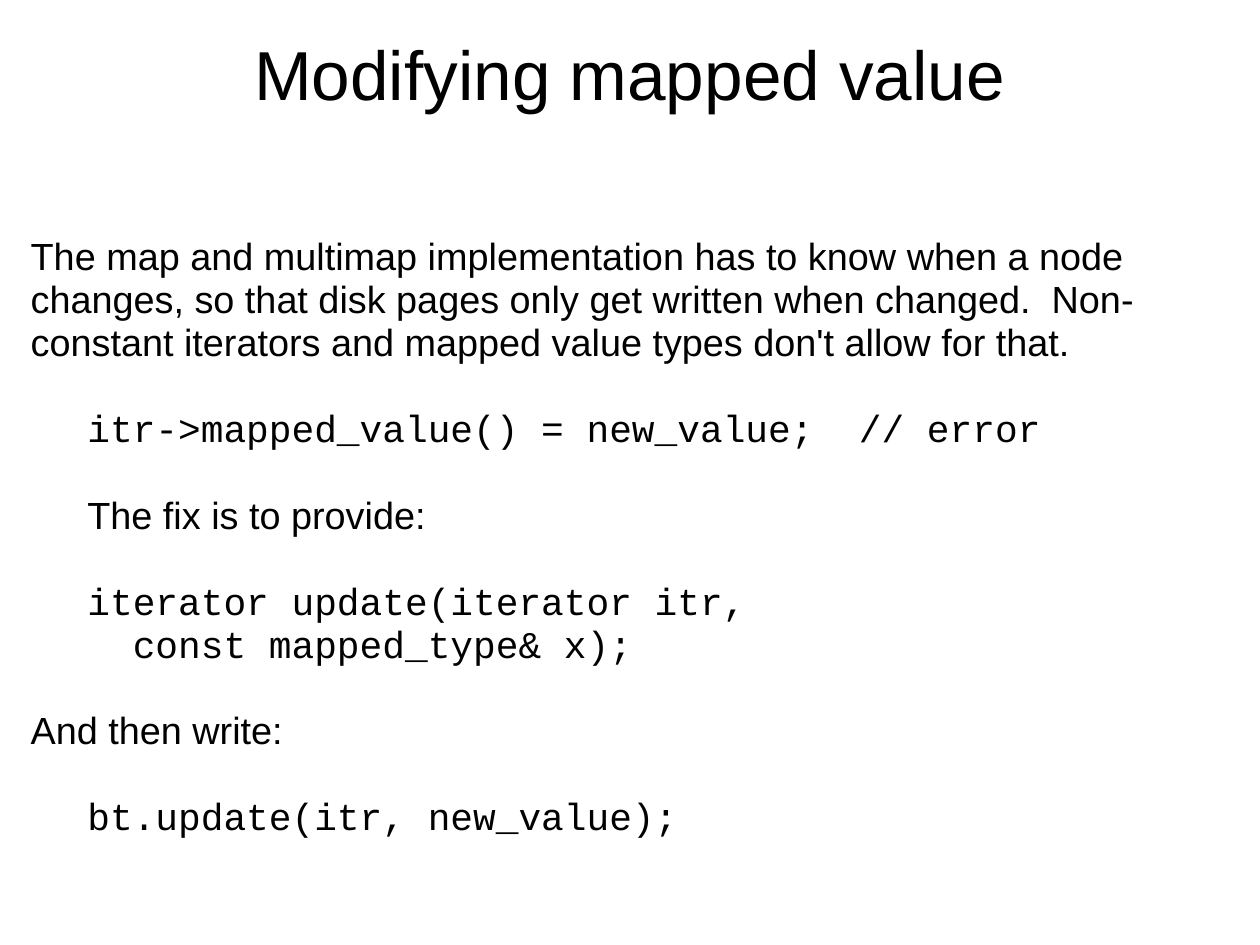
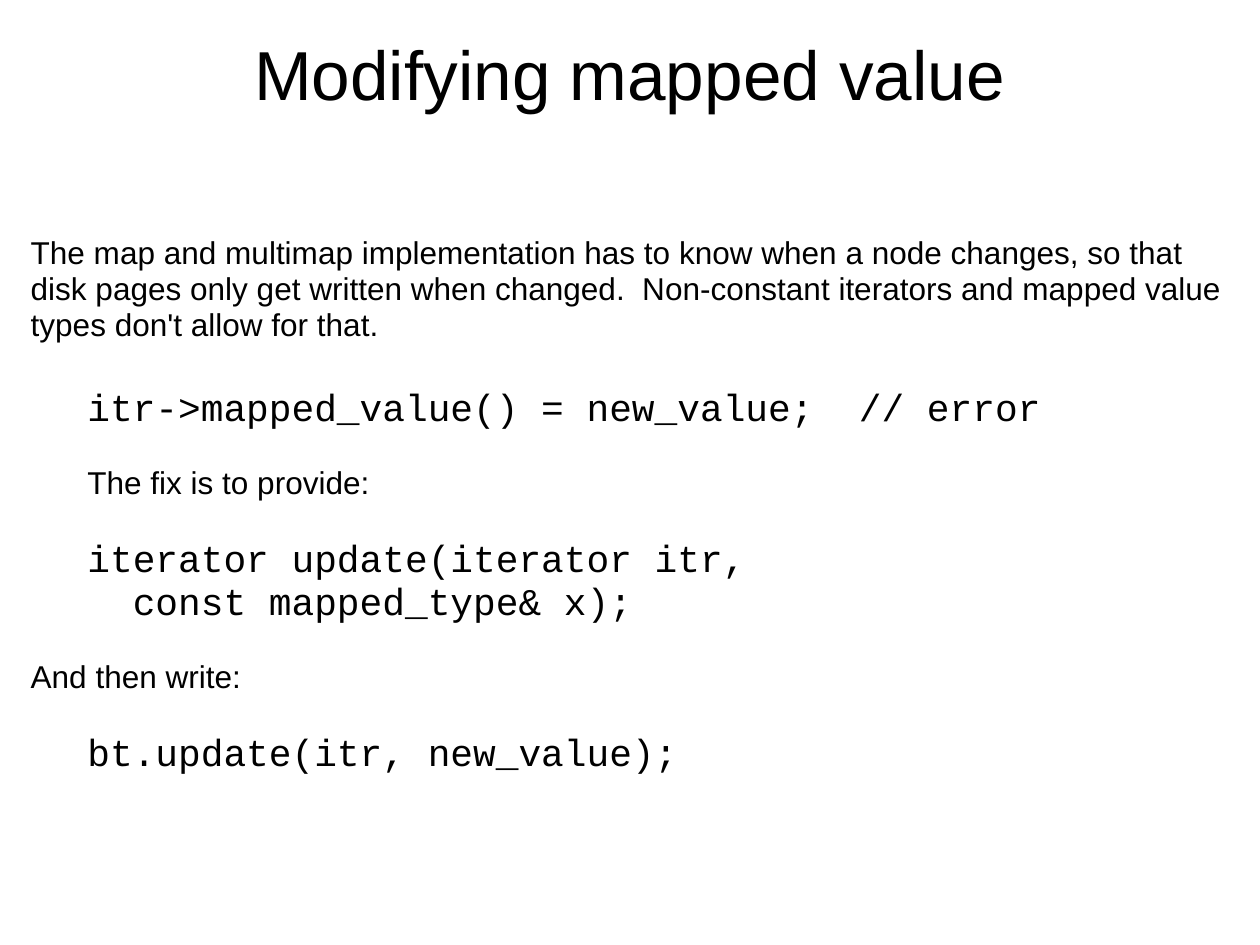
Before and after one commit to Beman/btree, a slide deck: slide 16 of libs/btree/doc/Proposed-B-tree-library.ppt (slide 17 before the commit). Drawn at 1260x945 pixels with LibreOffice and Linux fonts; fonts in the diff are those of the drawing; background and template pictures are left out. Boxes give left, top, right and bottom in pixels: in the first picture for what was removed or moved away, otherwise in the second. Text is boxed around its words. In the diff, an @@ line names an element or a change of style, - is before the commit and + after.

```diff
--- a/libs/btree/doc/Proposed-B-tree-library.ppt
+++ b/libs/btree/doc/Proposed-B-tree-library.ppt
@@ text at (31, 241, 1220, 689): size 24 to 20 pt in "The map and multimap implementation has to ...", "The fix is to provide:", "And then write:" @@
```
Also in this commit, not shown: 11 other slides changed, 5 slides added, 6 other files.
